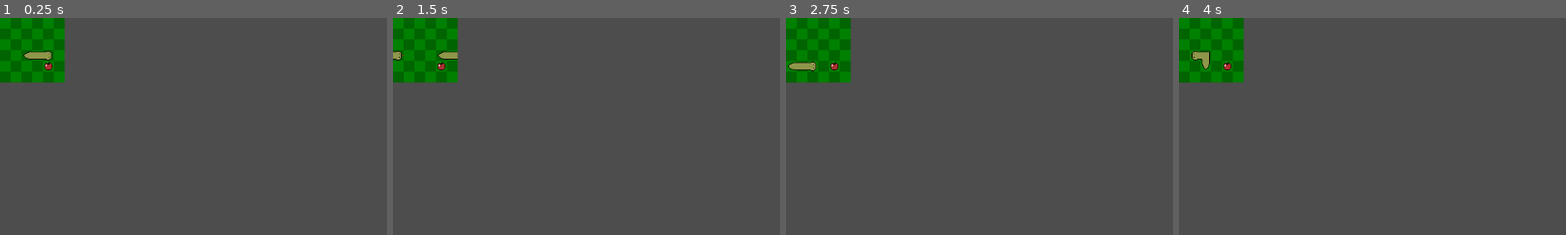
Above: before the commit, frames 1-4 (left to right).
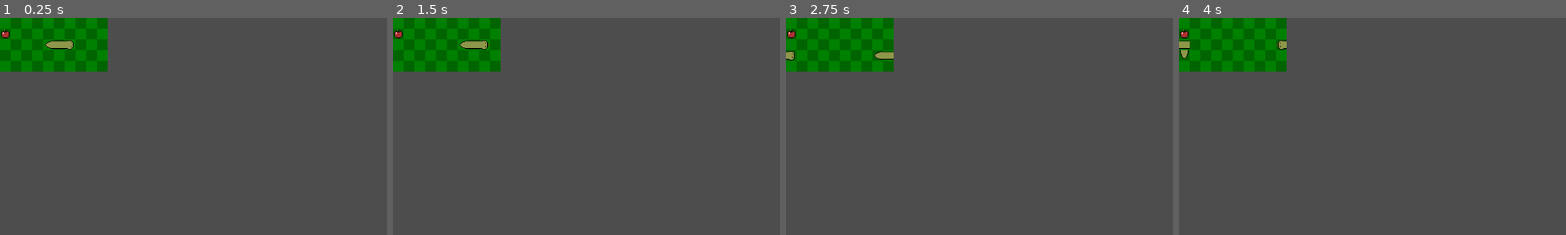
Above: after the commit, the same moments.

Repository: iTzFireFoxX/Godot-Snake
Game: Godot game, scene res://scenes/Game.tscn
The game is run twice, just before and just after one commit, with the same random seed, the same clock (stepped at 60 frames per second) and the same inputs.
Inputs:
- Up to frame 1 (0.25 s): no input
- Up to frame 2 (1.5 s): tap Enter at 0.5 s; hold D (move_right) 0.53-1.28 s; hold S (move_down) from 1.28 s (still down)
- Up to frame 3 (2.75 s): tap Space at 2 s; release S (move_down) at 2.03 s; hold D (move_right) from 2.03 s (still down)
- Up to frame 4 (4 s): release D (move_right) at 2.78 s; hold W (move_up) 2.78-3.53 s; tap Enter at 3.5 s; hold A (move_left) from 3.53 s (still down)
The pictures show only the part of the screen within x 0-50%, y 0-50%; the shares and areas given below are measured in that part.

The runs differ from the first frame. In frame 1, 4.3% of the frame differs, in the area x 0-28%, y 0-30%; in frame 2, 4.1%; in frame 3, 4.2%; in frame 4, 4.3%.

Commit message:
Comprobacion de ganar o perder

Diff:
--- a/scenes/Game.tscn
+++ b/scenes/Game.tscn
@@ -42,6 +42,7 @@
 
 [node name="Game" type="Node2D"]
 script = ExtResource("1_cpr0p")
+metadata/_edit_horizontal_guides_ = [522.0]
 
 [node name="Snake" type="Node2D" parent="."]
 script = ExtResource("2_78awf")
--- a/scenes/scripts/game.gd
+++ b/scenes/scripts/game.gd
@@ -10,6 +10,7 @@
 var apple_pos: Vector2i # Posicion de la manzana (casilla)
 var snake: Node2D # Nodo del hijo snake
 var dir: Vector2i
+var snake_pos: Array
 
 var rng = RandomNumberGenerator.new() # Generación de números aleatorios
 
@@ -18,7 +19,7 @@
 
 func _ready():
 	snake = $Snake
-	map_size = Vector2i(6, 6) # Definir tamaño del mapa (temporal)
+	map_size = Vector2i(10, 5) # Definir tamaño del mapa (temporal)
 	cell_size = 16 # Definir tamaño de las casillas en pixeles
 	game_vel = 0.5 # Definir el intervalo de velocidad en segundos
 	call_deferred("drawApple")
@@ -42,6 +43,18 @@
 		del2DSprites(snake)
 		snake.updateSnakePos()
 		snake.updateSnakeDir()
+
+		snake_pos = []
+		for j in snake.snake:
+			snake_pos.append(j[0])
+		snake_pos.pop_front()
+		if snake.snake[0][0] in snake_pos:
+			print("perdiste")
+			get_tree().quit()
+			return
+		if snake.snake.size() >= (map_size.x * map_size.y):
+			print("ganaste")
+			return
 		if apple_pos == Vector2i(-1, -1):
 			del2DSprites(self)
 			drawApple()
@@ -80,10 +93,10 @@
 	sprite.rotation_degrees = rot
 	node.add_child(sprite)
 
-func returnSpritePos(pos): # Retorna la posicion a la que debe dibujarse un sprite en la pantalla
+func returnSpritePos(pos): # Retorna la posición a la que debe dibujarse un sprite en la pantalla
 	return (pos * cell_size) + Vector2i(cell_size / 2, cell_size / 2)
 
-func returnSpriteRotation(d): # Retorna la rotacion de un sprite dependiendo de su direccion
+func returnSpriteRotation(d): # Retorna la rotacion de un sprite dependiendo de su dirección
 	match d:
 		Vector2i.UP:
 			return -90
--- a/scenes/scripts/snake.gd
+++ b/scenes/scripts/snake.gd
@@ -47,7 +47,6 @@
 			if snake[0][0] == game.apple_pos:
 				addSnakePart()
 				game.apple_pos = Vector2i(-1, -1)
-
 func drawSnakeSprites(): # Dibuja los sprites de cada parte de la serpiente en la pantalla
 		for i in range(snake.size()):
 
@@ -97,5 +96,5 @@
 		if i != 0:
 			snake[i][1] = snake[i - 1][1]
 
-func addSnakePart():
+func addSnakePart(): # Añade una parte a la serpiente
 	snake.append([snake[snake.size() - 1][0], snake[snake.size() - 1][1]])
